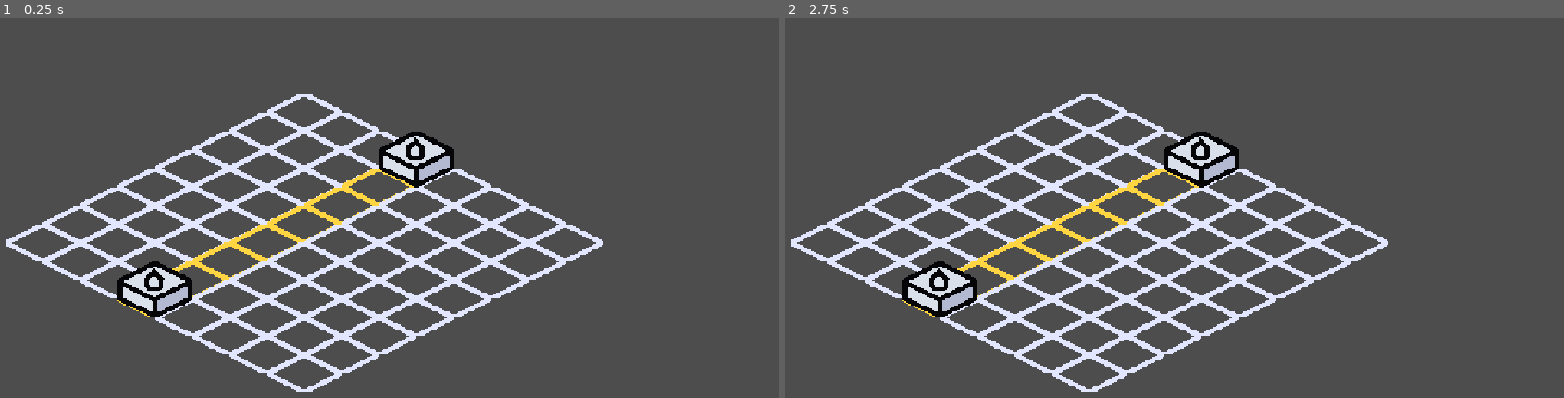
Above: before the commit, frames 1-2 (left to right).
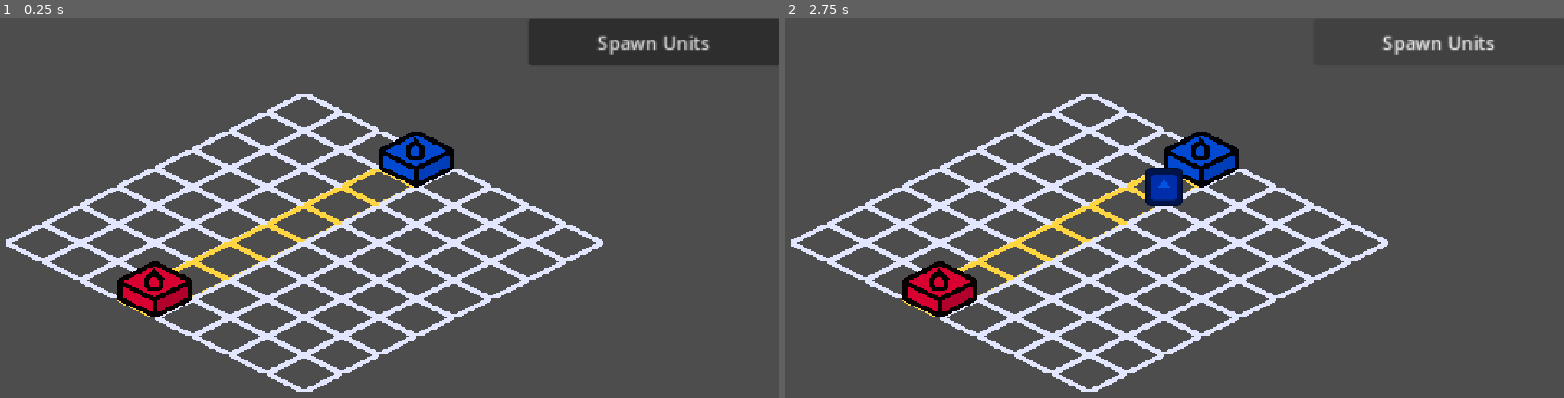
Above: after the commit, the same moments.

Repository: Abobality/IsometricTTW
Game: Godot game, scene res://main_game.tscn
The game is run twice, just before and just after one commit, with the same random seed, the same clock (stepped at 60 frames per second) and the same inputs. The engine's default icon, where the game draws it, is replaced by a stand-in: a white triangle on a blue panel in a dark square.
Inputs (mouse positions are in pixels of both pictures, inside the frame that each line leads up to):
- Up to frame 1 (0.25 s): no input
- Up to frame 2 (2.75 s): click (1439, 40) at 0.5 s, where only the run after the commit has a clickable "Spawn Units"; click (1439, 40) at 1.25 s, where only the run after the commit has a clickable "Spawn Units"; click (1439, 40) at 2 s, where only the run after the commit has a clickable "Spawn Units"

The runs differ from the first frame. In frame 1, 4.7% of the frame differs, in the area x 15-100%, y 0-78%; in frame 2, 1.7%.

Commit message:
0.0.0.2 #navigation add

Diff:
--- /dev/null
+++ b/game_manager.gd
@@ -0,0 +1,15 @@
+extends Node
+
+var castles: Dictionary = {};
+
+func registerCastle(team_id: int,castle: Node):
+	castles[team_id] = castle;
+
+func unregisterCastle(team_id: int):
+	castles.erase(team_id);
+
+func getEnemyCastle(my_team_id:int):
+	for id in castles:
+		if id != my_team_id:
+			return castles[id];
+		return null;
--- /dev/null
+++ b/main_castle.gd
@@ -0,0 +1,33 @@
+extends Node2D
+
+@export var team: int = 0;
+@export var teamColor: Color;
+
+const unitSetup = preload("res://unit_squad.tscn");
+var is_setup = false;
+var unitNumber: int;
+var enemyCastle: Node = null;
+
+func _ready() -> void:
+	$Building.self_modulate = teamColor;
+	GameManager.registerCastle(team,self)
+	await get_tree().process_frame;
+	enemyCastle = GameManager.getEnemyCastle(team)
+	print(enemyCastle)
+
+
+func _on_button_pressed() -> void:
+	if is_setup==false:
+		is_setup = true;
+		$Timer.start(2.0)
+
+func spawnUnitSquad():
+	var squad = unitSetup.instantiate();
+	squad.teamColor = teamColor;
+	get_parent().add_child(squad);
+	squad.global_position = $Marker2D.global_position;
+
+
+
+func _on_timer_timeout() -> void:
+	spawnUnitSquad();
--- a/main_castle.tscn
+++ b/main_castle.tscn
@@ -1,9 +1,18 @@
 [gd_scene format=3 uid="uid://cdyjcswiojmuw"]
 
+[ext_resource type="Script" uid="uid://cy05so5cuuhn" path="res://main_castle.gd" id="1_4jkho"]
 [ext_resource type="Texture2D" uid="uid://ce71f4lic3cvc" path="res://building.png" id="1_erjci"]
 
 [node name="Castle" type="Node2D" unique_id=72492799]
+script = ExtResource("1_4jkho")
 
 [node name="Building" type="Sprite2D" parent="." unique_id=1643961560]
 texture_filter = 1
 texture = ExtResource("1_erjci")
+
+[node name="Timer" type="Timer" parent="." unique_id=101172975]
+
+[node name="Marker2D" type="Marker2D" parent="." unique_id=625405840]
+position = Vector2(-32, 24)
+
+[connection signal="timeout" from="Timer" to="." method="_on_timer_timeout"]
--- a/main_game.tscn
+++ b/main_game.tscn
@@ -10,9 +10,13 @@
 
 [node name="Castle" parent="Map" unique_id=72492799 instance=ExtResource("3_dugkq")]
 position = Vector2(96, -56)
+team = 2
+teamColor = Color(7.412136e-06, 0.32740235, 0.88755864, 1)
 
 [node name="Castle2" parent="Map" unique_id=445570399 instance=ExtResource("3_dugkq")]
 position = Vector2(-128, 56)
+team = 1
+teamColor = Color(0.98898596, 0, 0.21118861, 1)
 
 [node name="UI" type="Control" parent="." unique_id=1255703038]
 layout_mode = 3
@@ -20,7 +24,17 @@
 offset_right = 40.0
 offset_bottom = 40.0
 
+[node name="Button" type="Button" parent="UI" unique_id=1953369001]
+layout_mode = 0
+offset_left = 128.0
+offset_top = -192.0
+offset_right = 344.0
+offset_bottom = -152.0
+text = "Spawn Units"
+
 [node name="CanvasLayer" type="CanvasLayer" parent="UI" unique_id=345809426]
 
 [node name="Camera2D" type="Camera2D" parent="UI/CanvasLayer" unique_id=1435177380]
 zoom = Vector2(1.68, 1.68)
+
+[connection signal="pressed" from="UI/Button" to="Map/Castle" method="_on_button_pressed"]
--- a/project.godot
+++ b/project.godot
@@ -15,6 +15,10 @@
 config/features=PackedStringArray("4.7", "GL Compatibility")
 config/icon="res://icon.svg"
 
+[autoload]
+
+GameManager="*uid://b6mqc3fnv734m"
+
 [display]
 
 window/stretch/mode="canvas_items"
--- /dev/null
+++ b/unit_squad.gd
@@ -0,0 +1,7 @@
+extends Node2D
+
+var team: String;
+var teamColor: Color;
+
+func _ready() -> void:
+	$Icon.self_modulate = teamColor;
--- a/unit_squad.tscn
+++ b/unit_squad.tscn
@@ -1,3 +1,11 @@
 [gd_scene format=3 uid="uid://wucv15dd7u35"]
 
+[ext_resource type="Script" uid="uid://cb5rmdv8iv5nw" path="res://unit_squad.gd" id="1_0mlfe"]
+[ext_resource type="Texture2D" uid="uid://bxoli4l78rasl" path="res://icon.svg" id="1_kosw0"]
+
 [node name="Unit_Squad" type="Node2D" unique_id=511297277]
+script = ExtResource("1_0mlfe")
+
+[node name="Icon" type="Sprite2D" parent="." unique_id=520821964]
+scale = Vector2(0.24749257, 0.25151563)
+texture = ExtResource("1_kosw0")
Not shown, added: game_manager.gd.uid
Not shown, added: main_castle.gd.uid
Not shown, added: unit_squad.gd.uid
